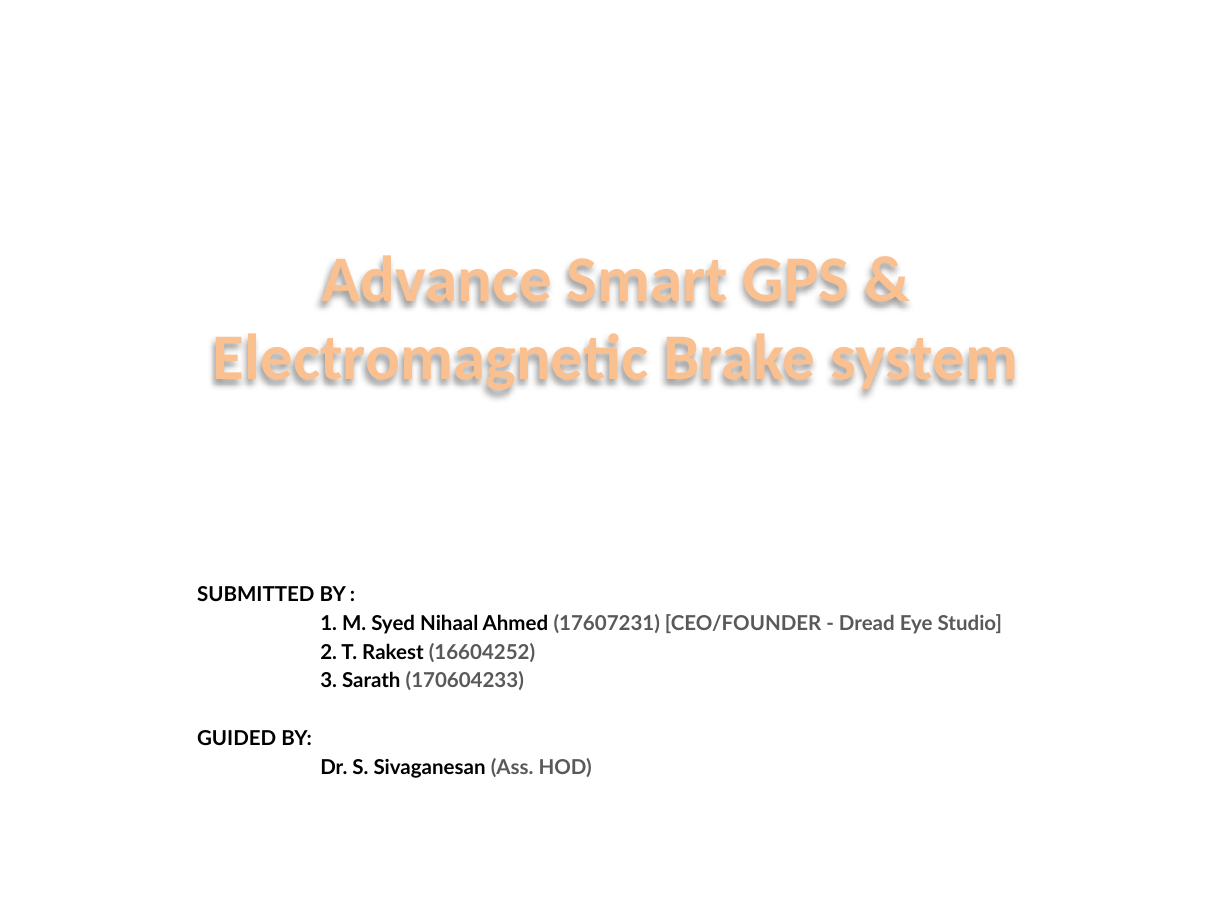
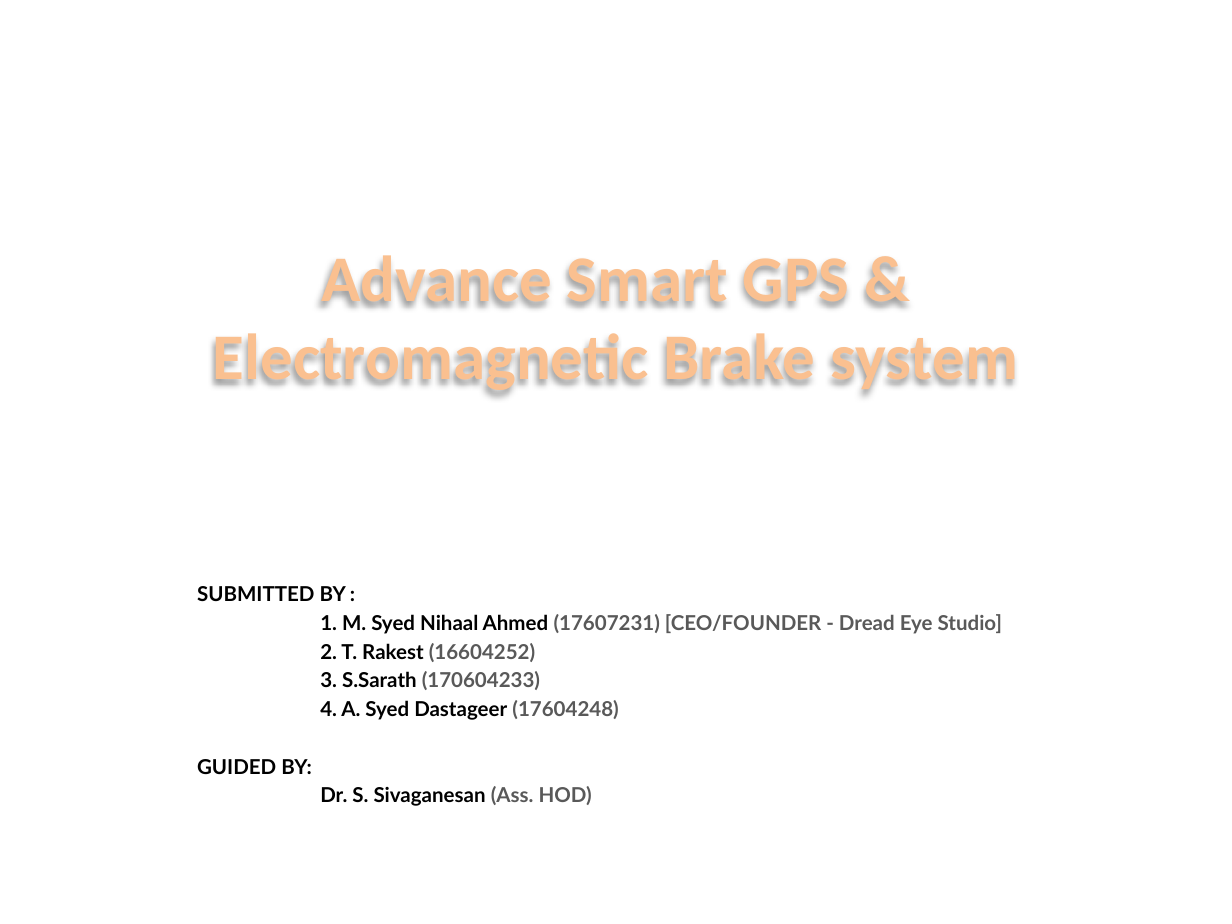
Before and after one commit to NihaalKnight87/Advance-Smart-GPS-Electromagnetic-Brake-System, a slide deck: slide 1 of AS-GPS & EMBS.pptx. Drawn at 1232x924 pixels with LibreOffice and Linux fonts; fonts in the diff are those of the drawing; background and template pictures are left out. Boxes give left, top, right and bottom in pixels: in the first picture for what was removed or moved away, otherwise in the second. Text is boxed around its words. In the diff, an @@ line names an element or a change of style, - is before the commit and + after.

Commit message:
New PPT Update-2

```diff
--- a/AS-GPS & EMBS.pptx
+++ b/AS-GPS & EMBS.pptx
@@ subtitle at box(320, 671, 618, 720): text changed; text colour #595959 to #000000 @@
-3. Sarath (170604233)
+3. S.Sarath (170604233)
+4. A. Syed Dastageer (17604248)
```
Also in this commit, not shown: 1 other file.
